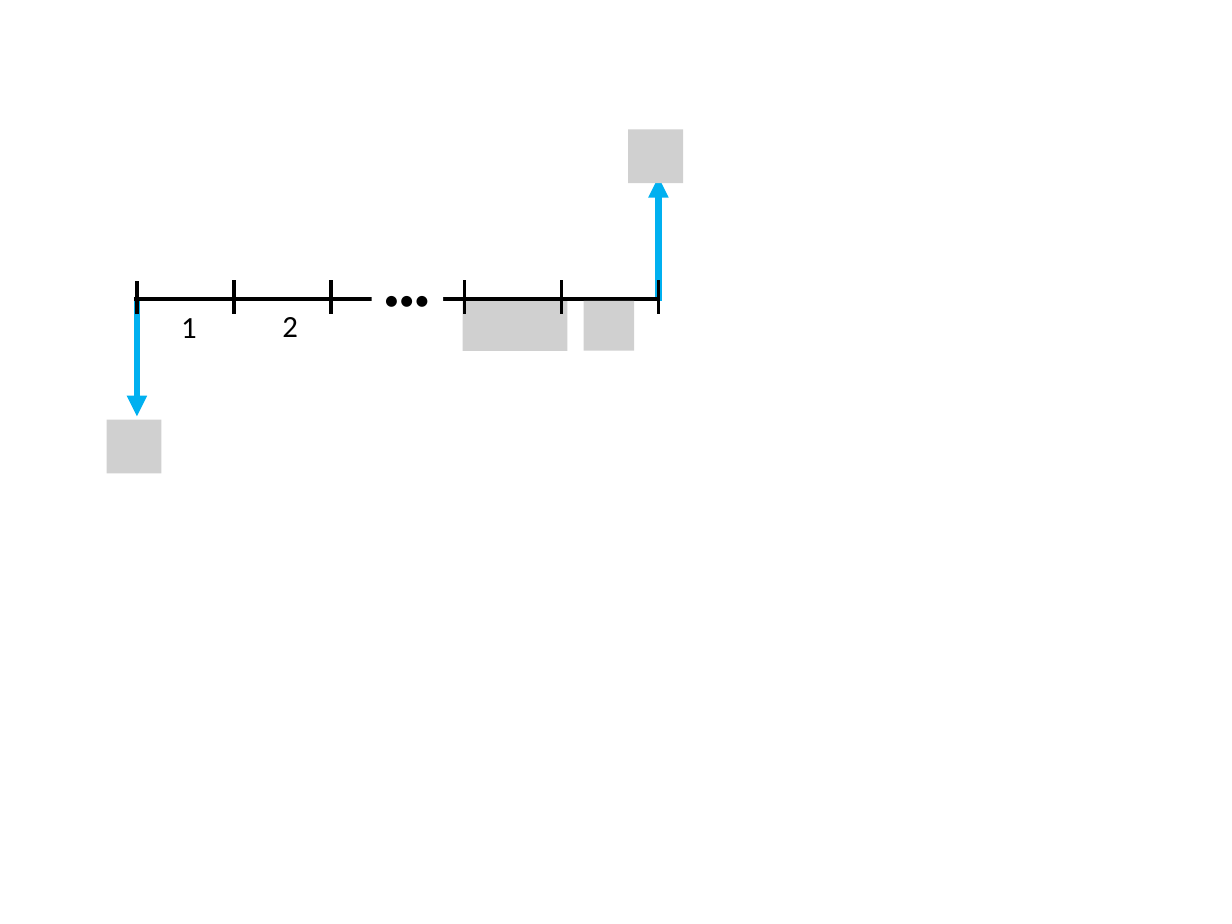
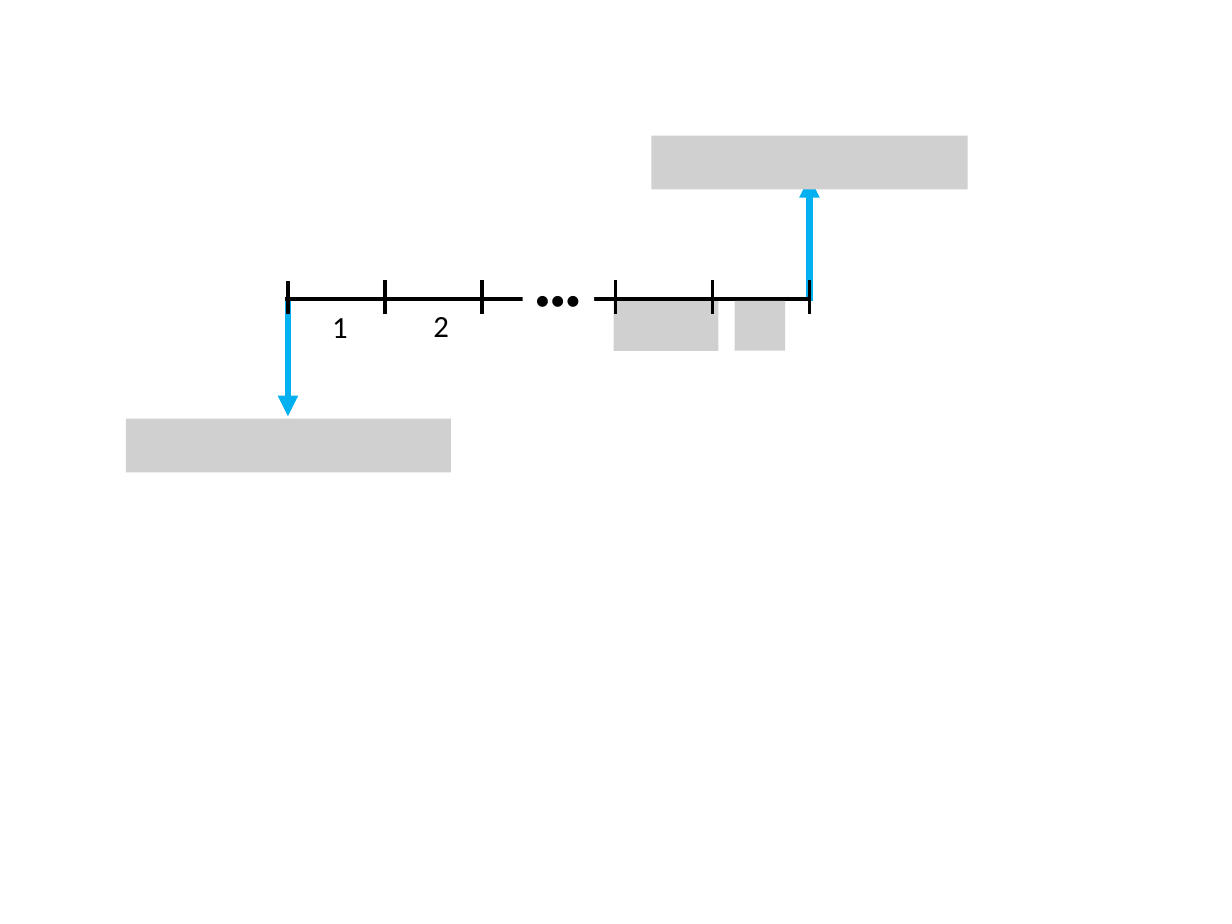
Before and after one commit to hagarciag/ingenieria-economica, a slide deck: slide 4 of images/graficas.pptx. Drawn at 1232x924 pixels with LibreOffice and Linux fonts; fonts in the diff are those of the drawing; grey boxes stand for pictures. Boxes give left, top, right and bottom in pixels: in the first picture for what was removed or moved away, otherwise in the second. Text is boxed around its words. In the diff, an @@ line names an element or a change of style, - is before the commit and + after.

```diff
--- a/images/graficas.pptx
+++ b/images/graficas.pptx
@@ picture removed at bbox=[628, 129, 684, 184] @@
@@ picture added at bbox=[652, 136, 968, 190] @@
@@ 7 lines, 3 texts, 2 pictures, 2 arrows: place and size @@
-7 lines, 3 texts, 2 pictures, 2 arrows at bbox=[134, 177, 658, 416]
+7 lines, 3 texts, 2 pictures, 2 arrows at bbox=[285, 177, 809, 416]
@@ picture added at bbox=[126, 419, 451, 473] @@
@@ picture removed at bbox=[107, 420, 163, 474] @@
```
Also in this commit, not shown: 4 other slides changed, 7 other files.
